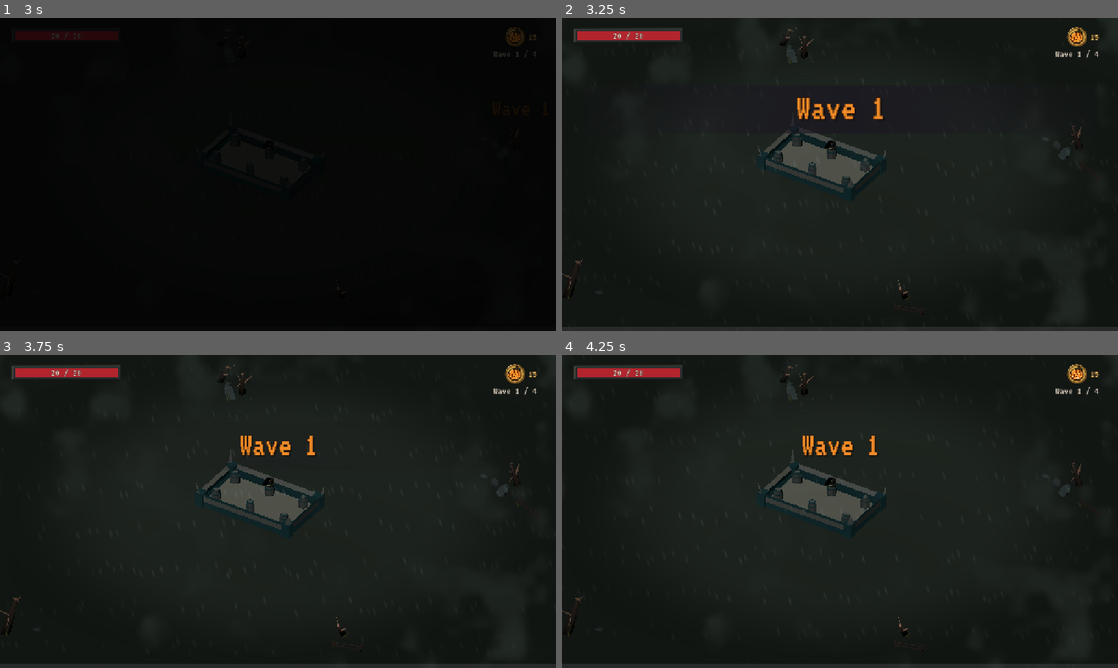
Above: before the commit, frames 1-4 (two rows, left to right).
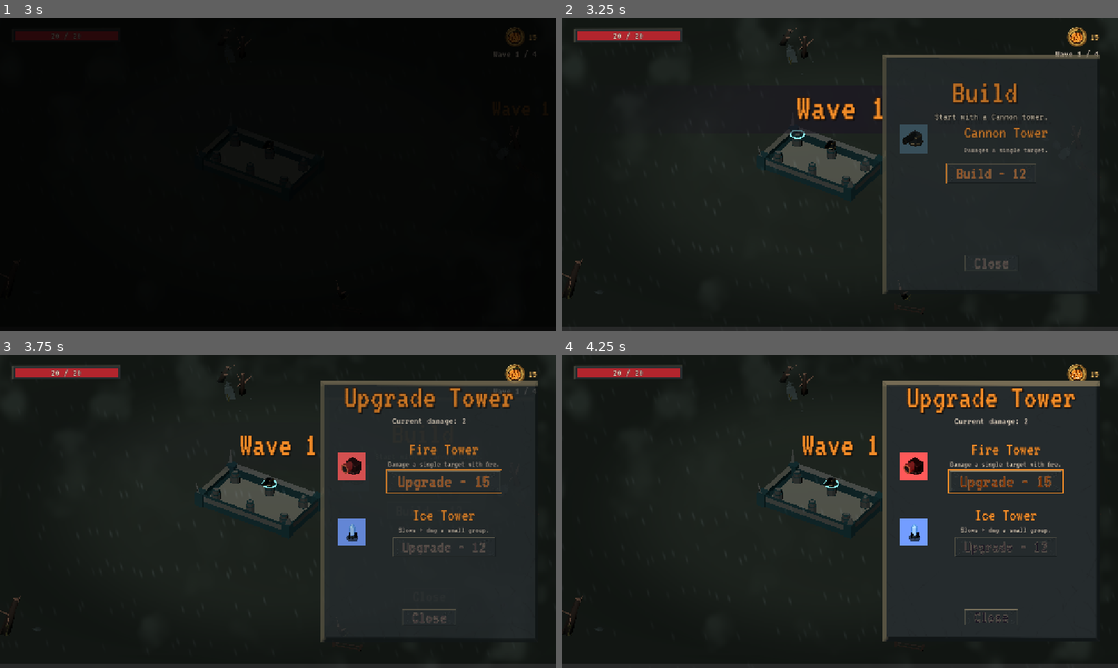
Above: after the commit, the same moments.

Repository: JeremyMarkWilcox/Tower-Defense
Game: Godot game, scene res://core/ui/boot.tscn
Same seed, same stepped clock (60 frames per second), same inputs: the game is played once before the commit and once after it. Sound files missing from this copy of the repository are replaced by a short silence.
Inputs (mouse positions are in pixels of both pictures, inside the frame that each line leads up to):
- Up to frame 1 (3 s): tap Enter at 0.5 s; move the mouse to (400, 158) at 0.52 s; hold Right (ui_right) 0.53-1.28 s; hold F (socket_next, bound only after the commit) 0.53-1.28 s; click (400, 158) at 0.67 s; tap Space (thread_cut) at 1.25, 1.35 s; move the mouse to (166, 190) at 1.27 s; hold Down (ui_down) 1.28-2.03 s; tap F (socket_next, bound only after the commit) at 1.55, 2.3 s; move the mouse to (333, 105) at 2.02 s; hold Right (ui_right) 2.03-2.78 s; hold E (thread_next) 2.03-2.78 s; move the mouse to (250, 237) at 2.77 s; hold Up (ui_up) from 2.78 s (still down); tap Q (thread_prev) at 2.85 s; click (250, 237) at 2.92 s
- Up to frame 2 (3.25 s): keep holding Up (ui_up); tap F (socket_next, bound only after the commit) at 3.05 s
- Up to frame 3 (3.75 s): move the mouse to (444, 558) at 3.52 s; release Up (ui_up) at 3.53 s; hold Left (ui_left) from 3.53 s (still down); hold F (socket_next, bound only after the commit) from 3.53 s (still down)
- Up to frame 4 (4.25 s): keep holding Left (ui_left); keep holding F (socket_next, bound only after the commit)

Frame 1 is identical in both runs. In frame 2, 2.7% of the frame differs, in the area x 41-97%, y 11-89%; in frame 3, 4.9%; in frame 4, 9.1%, in the area x 47-97%, y 8-92%.

Commit message:
fixes

Diff:
--- a/core/ui/controls_menu.tscn
+++ b/core/ui/controls_menu.tscn
@@ -147,6 +147,26 @@
 action = &"thread_prev"
 device = 1
 
+[node name="SelectTower" type="Label" parent="VBoxContainer/GridContainer" unique_id=411421129]
+layout_mode = 2
+size_flags_horizontal = 4
+text = "Tower Selection"
+
+[node name="NextThSelectTowerKeyboardreadKeyboard2" type="Button" parent="VBoxContainer/GridContainer" unique_id=716055384]
+custom_minimum_size = Vector2(125, 50)
+custom_maximum_size = Vector2(500, -1)
+layout_mode = 2
+script = ExtResource("2_ovn7s")
+action = &"socket_next"
+
+[node name="SelectTowerController" type="Button" parent="VBoxContainer/GridContainer" unique_id=842166037]
+custom_minimum_size = Vector2(125, 50)
+custom_maximum_size = Vector2(500, -1)
+layout_mode = 2
+script = ExtResource("2_ovn7s")
+action = &"socket_next"
+device = 1
+
 [node name="Mouse" type="Label" parent="VBoxContainer/GridContainer" unique_id=1585577340]
 layout_mode = 2
 theme_type_variation = &"Hint"
--- a/game/ui/tower_ui/tower_menus.gd
+++ b/game/ui/tower_ui/tower_menus.gd
@@ -7,7 +7,7 @@
 @export var upgrade_panel: TowerUpgradePanel
 
 var _hidden_panel: TowerPanel  # a panel tucked away while a hint or pause menu is up
-
+var _selected := -1  # socket picked with the controller, -1 = none yet
 
 func _ready() -> void:
 	stronghold.socket_clicked.connect(_on_socket_clicked)
@@ -39,3 +39,28 @@
 	_hidden_panel = null
 	if is_instance_valid(panel.socket):
 		panel.open_for(panel.socket)  # also refreshes, in case gold changed meanwhile
+
+## Controller / keyboard: jump to the next socket and open its panel.
+func _unhandled_input(event: InputEvent) -> void:
+	if not event.is_action_pressed("socket_next") or MenuManager.is_menu_open():
+		return
+	var sockets := stronghold.sockets
+	if sockets.is_empty():
+		return
+	get_viewport().set_input_as_handled()
+	if _selected >= 0 and _selected < sockets.size():
+		sockets[_selected]._set_hover(false)
+	# Next socket that still exists (they hide when the Stronghold falls).
+	for i in sockets.size():
+		_selected = (_selected + 1) % sockets.size()
+		if sockets[_selected].visible:
+			break
+	var socket := sockets[_selected]
+	if not socket.visible:
+		return
+	socket._set_hover(true)
+	var panel: TowerPanel = build_panel if socket.is_empty() else upgrade_panel
+	var other: TowerPanel = upgrade_panel if panel == build_panel else build_panel
+	other.close()
+	panel.open_for(socket)
+	panel.focus_first()
--- a/game/ui/tower_ui/tower_panel.gd
+++ b/game/ui/tower_ui/tower_panel.gd
@@ -40,3 +40,13 @@
 ## Each panel fills in its own labels and buttons.
 func _refresh() -> void:
 	pass
+
+## For controllers: put focus on the first usable button (or Close if none are).
+func focus_first() -> void:
+	for node in find_children("*", "BaseButton", true, false):
+		var button := node as BaseButton
+		if button.is_visible_in_tree() and not button.disabled:
+			button.grab_focus.call_deferred()
+			return
+	if close_button:
+		close_button.grab_focus.call_deferred()
--- a/project.godot
+++ b/project.godot
@@ -87,6 +87,12 @@
 , Object(InputEventJoypadButton,"resource_local_to_scene":false,"resource_name":"","device":-1,"button_index":3,"pressure":0.0,"pressed":false,"script":null)
 ]
 }
+socket_next={
+"deadzone": 0.2,
+"events": [Object(InputEventJoypadButton,"resource_local_to_scene":false,"resource_name":"","device":-1,"button_index":2,"pressure":0.0,"pressed":false,"script":null)
+, Object(InputEventKey,"resource_local_to_scene":false,"resource_name":"","device":-1,"window_id":0,"alt_pressed":false,"shift_pressed":false,"ctrl_pressed":false,"meta_pressed":false,"pressed":false,"keycode":0,"physical_keycode":70,"key_label":0,"unicode":102,"location":0,"echo":false,"script":null)
+]
+}
 
 [layer_names]
 
Not shown, removed: assets/sounds/sfx/enemy_hit_cannon.wav.import
Not shown, removed: assets/sounds/sfx/five_threads.wav.import
Not shown, removed: assets/sounds/sfx/pulse.wav.import
Not shown, removed: frost_nova.wav.import
Not shown, removed: assets/sounds/sfx/enemy_hit_cannon.wav
Not shown, removed: assets/sounds/sfx/five_threads.wav
Not shown, removed: assets/sounds/sfx/pulse.wav
Not shown, removed: frost_nova.wav
